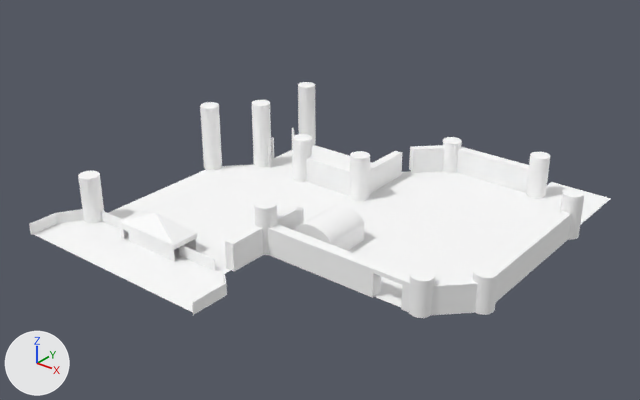
What one commit did to the FBX model Assets/Prefabs/lvlP3.FBX.
One viewpoint serves both versions: a 50 mm lens placed at (101.4, -110.0, 192.7), pointed at (-10.7, 30.2, 105.7). Every picture has the same lights, and +X, +Y and +Z are marked at lower left. Where no turn or scale is listed for an object, it has been applied to the vertices.
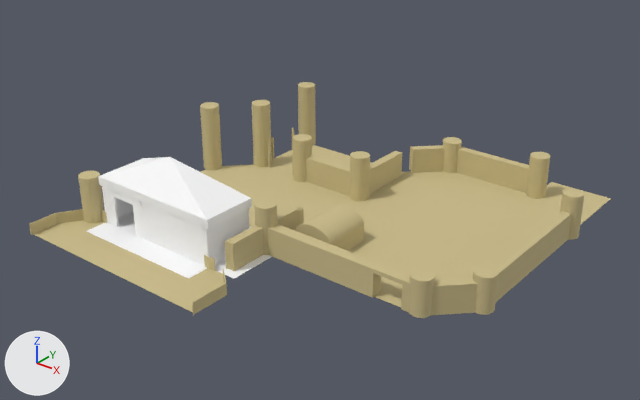
The change, as JSON lines over the scene's bpy script:
```json
{"op": "set", "path": "mat_01___default.base_color", "old": "(1.0, 1.0, 1.0)", "new": "(0.596, 0.502, 0.255)", "note": "white #ffffff -> beige #cbbc8a"}
{"op": "add", "block": "mat_material__35", "code": ["mat_material__35 = principled_material('Material #35')", "mat_material__35.base_color = (1.0, 1.0, 1.0)  # white #ffffff", "mat_material__35.roughness = 0.859"]}
{"block": "me_mesh_015", "where": "# used by ob_box266; location = (-18.2, -0.7, 100.5)"}
{"op": "remove", "block": "me_mesh_015", "code": "me_mesh_015.from_pydata(...)  # 8 vertices, 12 faces; spans x -5.81..4.69, y -0.09..0.09, z 0.0..2.71"}
{"op": "add", "block": "me_mesh_015", "code": "me_mesh_015.from_pydata(...)  # 8 vertices, 6 faces; spans x 1.77..4.69, y -0.09..0.09, z 0.0..2.71"}
{"block": "me_mesh_015", "change": "me_mesh_015 part 1"}
{"block": "me_mesh_015", "change": "4 vertices are removed from x -5.81, y -0.09..0.09, z 0.0..2.71"}
{"block": "me_mesh_015", "change": "12 faces are deleted"}
{"block": "me_mesh_015", "change": "4 vertices are added at (1.77, 0.09, 0.0), (1.77, -0.09, 2.71), (1.77, 0.09, 2.71), (1.77, -0.09, 0.0)"}
{"block": "me_mesh_015", "change": "6 new faces join them"}
{"op": "add", "block": "me_mesh_042_1", "code": ["me_mesh_042_1 = bpy.data.meshes.new('Mesh.042')", "me_mesh_042_1.from_pydata(...)  # 43 vertices, 80 faces; spans x -20.5..23.5, y -12.0..12.5, z 0.0..9.2", "me_mesh_042_1.materials.append(mat_material__35)  # white #ffffff"]}
{"op": "set", "path": "ob_pyramid005.parent", "old": "ob_lvlp3", "new": "ob_inventory"}
{"op": "set", "path": "ob_pyramid005.location", "old": "(-2225.0, -3399.0, 1599.0)", "new": "(-147.9, -26.94, 211.3)"}
{"op": "set", "path": "ob_pyramid005.scale", "old": "(13.1, 22.6, 16.2)", "new": "(25.4, 43.9, 32.4)"}
{"op": "remove", "block": "ob_box250", "code": ["ob_box250 = bpy.data.objects.new('Box250', me_mesh_006)", "ob_box250.location = (-31.2, 0.0, 100.4)"]}
{"op": "add", "block": "ob_inventory", "code": ["ob_inventory = bpy.data.objects.new('Inventory', None)", "ob_inventory.parent = ob_lvlp3", "ob_inventory.location = (-2137.0, -2797.0, 2113.0)"]}
{"op": "add", "block": "ob_box515", "code": ["ob_box515 = bpy.data.objects.new('Box515', me_mesh_042_1)", "ob_box515.location = (-31.8, 5.8, 100.5)"]}
```

Changed parts and their boxes [x1, y1, x2, y2] in the pictures (640 x 400 px):
```json
{"object": "Line023", "change": "recoloured", "before": [33, 145, 611, 313], "after": [33, 145, 611, 313], "on screen": "white to beige"}
{"object": "Pyramid005", "change": "recoloured, moved, rescaled", "before": [118, 210, 197, 250], "after": [98, 157, 252, 229], "on screen": "94% wider, 78% taller"}
{"object": "Box515", "change": "added", "after": [86, 186, 272, 279]}
{"object": "Box504", "change": "recoloured", "before": [268, 224, 410, 312], "after": [268, 224, 410, 312], "on screen": "white to beige"}
{"object": "Box018", "change": "recoloured", "before": [494, 211, 572, 302], "after": [494, 211, 572, 302]}
{"object": "Box251", "change": "recoloured", "before": [457, 147, 529, 193], "after": [457, 147, 529, 193]}
{"object": "Cylinder112", "change": "recoloured", "before": [295, 205, 364, 246], "after": [295, 205, 364, 246], "on screen": "white to beige"}
{"object": "Box019", "change": "recoloured", "before": [431, 278, 478, 315], "after": [431, 278, 478, 315]}
{"object": "Cylinder364", "change": "recoloured", "before": [200, 102, 222, 170], "after": [200, 102, 222, 170], "on screen": "white to beige"}
{"object": "Box034", "change": "recoloured", "before": [225, 225, 263, 271], "after": [225, 225, 263, 271], "on screen": "white to beige"}
{"object": "Box258", "change": "recoloured", "before": [306, 155, 350, 196], "after": [306, 155, 350, 196]}
{"object": "Cylinder363", "change": "recoloured", "before": [252, 100, 272, 167], "after": [252, 100, 272, 167], "on screen": "white to beige"}
{"object": "Cylinder035", "change": "recoloured", "before": [408, 268, 435, 318], "after": [408, 268, 435, 318], "on screen": "white to beige"}
{"object": "Cylinder763", "change": "recoloured", "before": [78, 171, 104, 223], "after": [78, 171, 104, 223], "on screen": "white to beige"}
{"object": "Cylinder036", "change": "recoloured", "before": [473, 265, 499, 315], "after": [473, 265, 499, 315], "on screen": "white to beige"}
{"object": "Cylinder116", "change": "recoloured", "before": [350, 151, 370, 201], "after": [350, 151, 370, 201]}
{"object": "Cylinder354", "change": "recoloured", "before": [298, 82, 316, 145], "after": [298, 82, 316, 145], "on screen": "white to beige"}
{"object": "Box253", "change": "recoloured", "before": [369, 150, 403, 194], "after": [369, 150, 403, 194]}
{"object": "Cylinder117", "change": "recoloured", "before": [526, 152, 550, 199], "after": [526, 152, 550, 199]}
{"object": "Box252", "change": "recoloured", "before": [409, 145, 445, 173], "after": [409, 145, 445, 173]}
{"object": "Cylinder037", "change": "recoloured", "before": [560, 188, 585, 240], "after": [560, 188, 585, 240], "on screen": "white to beige"}
{"object": "Box250", "change": "deleted", "before": [120, 226, 197, 262]}
{"object": "Cylinder762", "change": "recoloured", "before": [254, 199, 277, 255], "after": [254, 199, 277, 255], "on screen": "white to beige"}
{"object": "Cylinder118", "change": "recoloured", "before": [293, 134, 312, 182], "after": [293, 134, 312, 182]}
{"object": "Cylinder113", "change": "recoloured", "before": [443, 137, 462, 173], "after": [443, 137, 462, 173]}
{"object": "Box026", "change": "recoloured", "before": [277, 206, 304, 230], "after": [277, 206, 304, 230]}
{"object": "Box267", "change": "recoloured", "before": [192, 283, 226, 315], "after": [192, 283, 226, 315]}
{"object": "Box266", "change": "recoloured", "before": [179, 246, 216, 271], "after": [179, 246, 216, 271]}
{"object": "Box307", "change": "recoloured", "before": [29, 213, 57, 235], "after": [29, 213, 57, 235]}
{"object": "Box270", "change": "recoloured", "before": [56, 209, 84, 224], "after": [56, 209, 84, 224]}
{"object": "Box249", "change": "recoloured", "before": [335, 228, 364, 251], "after": [335, 228, 364, 251]}
{"object": "Box269", "change": "recoloured", "before": [101, 210, 122, 229], "after": [101, 210, 122, 229]}
{"object": "Plane035", "change": "recoloured", "before": [170, 218, 205, 253], "after": [170, 218, 205, 253]}
{"object": "Box264", "change": "recoloured", "before": [268, 146, 271, 167], "after": [268, 146, 271, 167]}
{"object": "Plane040", "change": "recoloured", "before": [136, 193, 142, 233], "after": [136, 193, 142, 233]}
{"object": "Box394", "change": "recoloured", "before": [271, 138, 274, 159], "after": [271, 138, 274, 159]}
{"object": "Box268", "change": "recoloured", "before": [223, 269, 227, 294], "after": [223, 269, 227, 294]}
{"object": "Box395", "change": "recoloured", "before": [292, 129, 294, 150], "after": [292, 129, 294, 150]}
{"object": "Box263", "change": "recoloured", "before": [292, 154, 293, 175], "after": [292, 154, 293, 175]}
{"object": "Plane038", "change": "recoloured", "before": [148, 159, 159, 217], "after": [148, 159, 159, 217]}
{"part": 1, "of": "me_mesh_015", "change": "cut back", "before": [179, 246, 216, 271], "after": [204, 255, 216, 271]}
```
